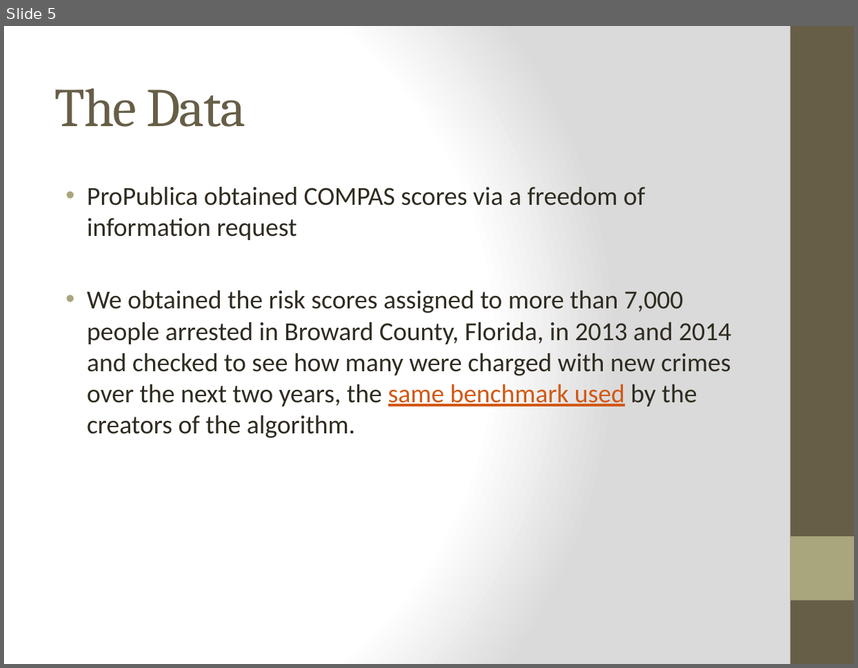
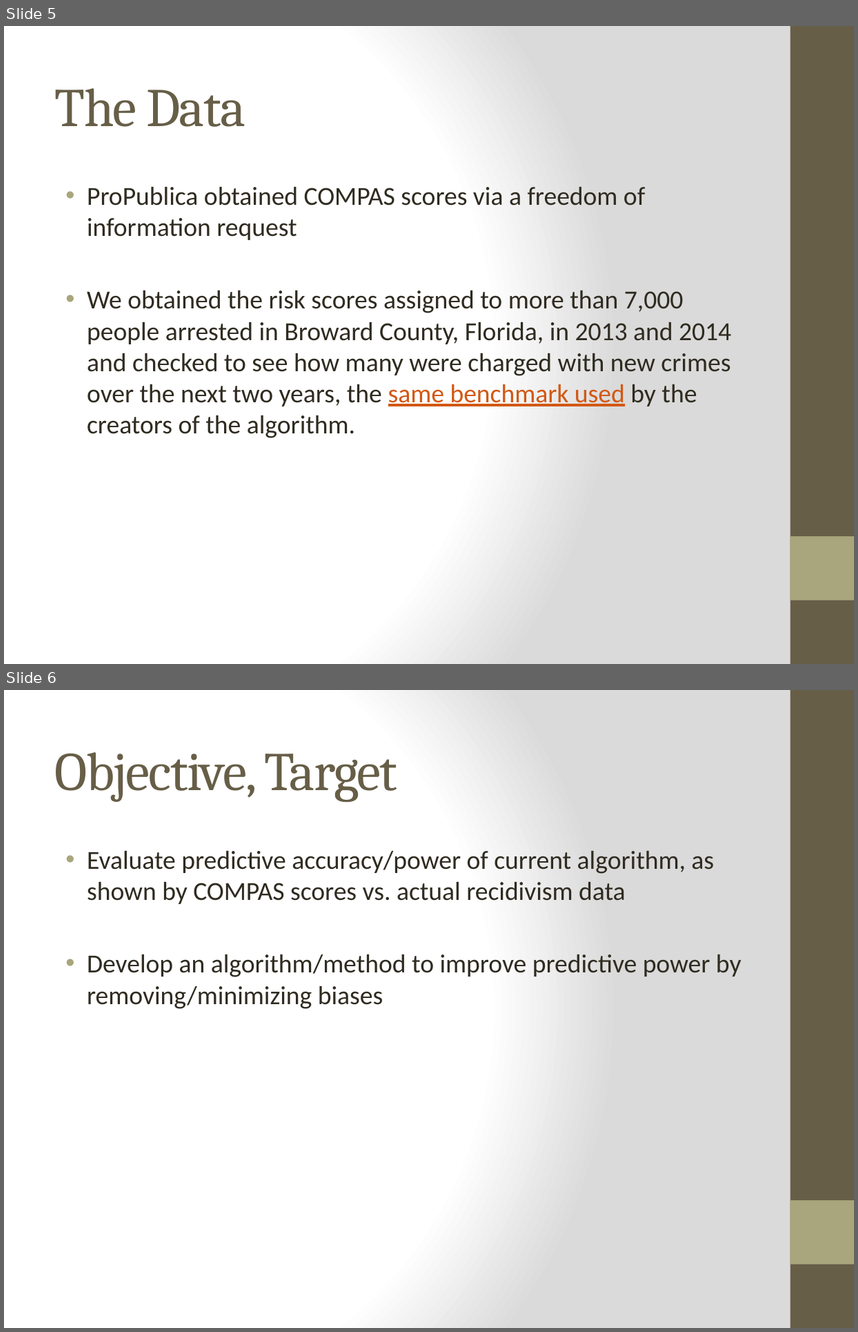
Before and after one commit to janeparkhere/springboard-exercises, a slide deck: Capstone.pptx. Shown one above the other, each under a label of ours: slide 5 before the commit, slides 5 and 6 after it. The pictures are 858x668 and 858x1332 pixels, drawn with LibreOffice and Linux fonts; fonts in the diff are those of the drawing. Boxes give left, top, right and bottom in pixels: in the first picture for what was removed or moved away, otherwise in the second. Text is boxed around its words. In the diff, an @@ line names an element or a change of style, - is before the commit and + after.

Commit message:
Add files via upload
compas capstone files

```diff
--- a/Capstone.pptx
+++ b/Capstone.pptx
@@ slide 6 added at <box>4,690,854,1328</box>, background gradient #FFFFFF to #DADADA; not listed: 2 template elements that a slide beside it also shows @@
@@ title added at <box>55,752,397,802</box>, 46 pt, text #675E47 @@
+Objective, Target
@@ text added at <box>87,851,742,1009</box>, 22 pt, text #2F2B20 @@
+• Evaluate predictive accuracy/power of current algorithm, as shown by COMPAS scores vs. actual recidivism data
+• Develop an algorithm/method to improve predictive power by removing/minimizing biases
```
Also in this commit, not shown: 5 slides changed, 6 other slides added, 13 other files.
